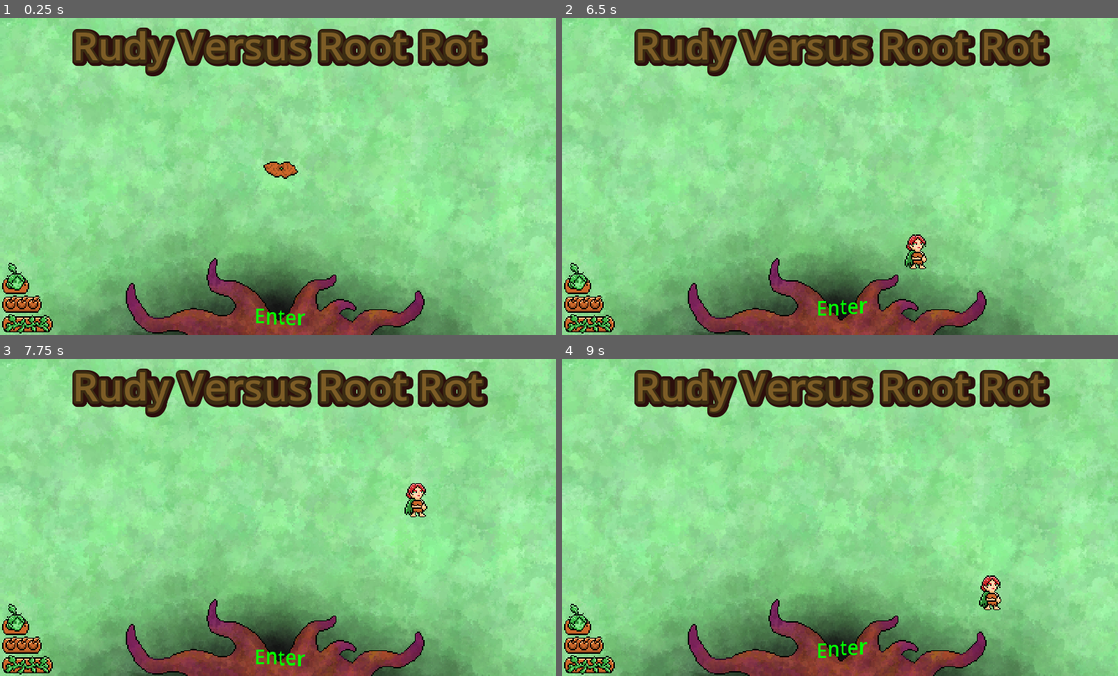
Above: before the commit, frames 1-4 (two rows, left to right).
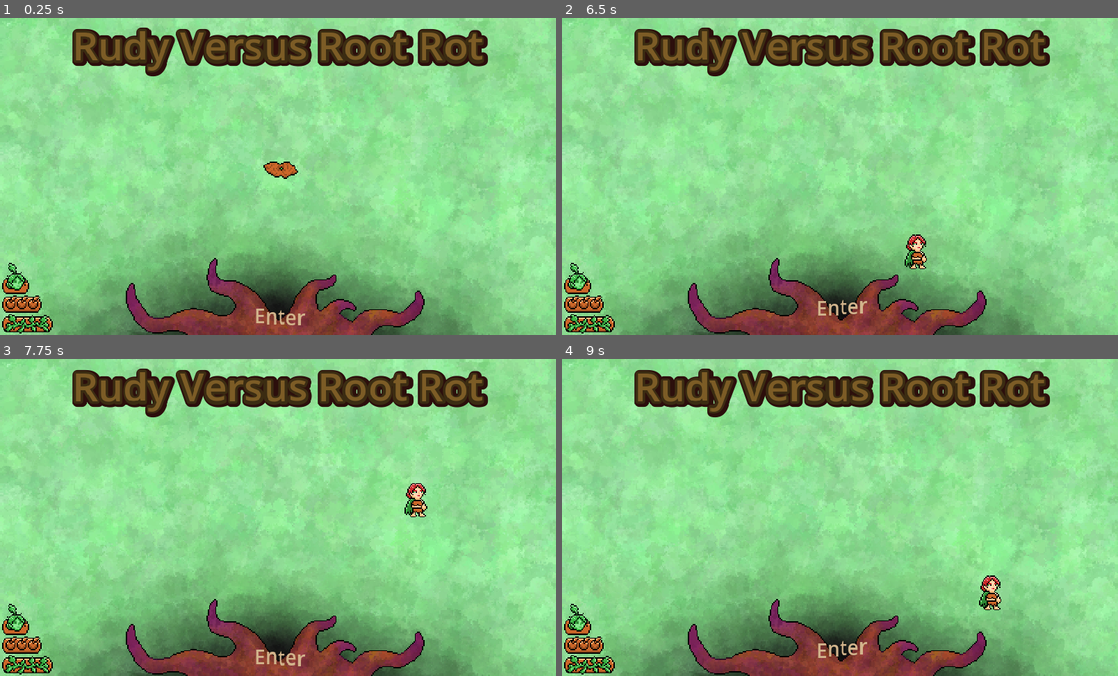
Above: after the commit, the same moments.

Repository: clayjohn/GGJ-2023
Game: Godot game, scene res://Main.tscn
The game is run twice, just before and just after one commit, with the same random seed, the same clock (stepped at 60 frames per second) and the same inputs.
Inputs:
- Up to frame 1 (0.25 s): no input
- Up to frame 2 (6.5 s): hold D (right) 0.53-1.28 s; hold Space (attack) 0.53-1.28 s; tap Enter at 1.25, 2.75, 4.25 s; hold S (down) 1.28-2.03 s; tap Space (attack) at 1.35, 2, 2.85, 3.5, 4.35, 5.85 s; hold D (right) 2.03-2.78 s; hold Space (attack) 2.03-2.78 s; hold W (up) 2.78-3.53 s; hold Space (attack) 3.53-4.28 s; hold A (left) 3.53-5.03 s; hold S (down) 5.03-5.78 s; hold Space (attack) 5.03-5.78 s; hold D (right) from 5.78 s (still down)
- Up to frame 3 (7.75 s): release D (right) at 6.53 s; hold W (up) 6.53-7.28 s; hold Space (attack) 6.53-7.28 s; hold D (right) from 7.28 s (still down); tap Space (attack) at 7.35 s
- Up to frame 4 (9 s): release D (right) at 8.03 s; hold S (down) 8.03-8.78 s; hold Space (attack) 8.03-8.78 s; hold A (left) from 8.78 s (still down); tap Space (attack) at 8.85 s

The runs differ from the first frame. In frame 1, 0.2% of the frame differs, in the area x 46-55%, y 91-97%; in frame 2, 0.2%; in frame 3, 0.2%; in frame 4, 0.2%.

Commit message:
Change enter text colour

Diff:
--- a/Menu/Menu.tscn
+++ b/Menu/Menu.tscn
@@ -60,7 +60,7 @@
 offset_right = -0.109009
 grow_horizontal = 2
 bbcode_enabled = true
-text = "[color=green][font_size=16][wave amp=50 freq=2.5]Enter[/wave][/font_size][/color]"
+text = "[color=tan][font_size=16][wave amp=50 freq=2.5]Enter[/wave][/font_size][/color]"
 
 [node name="Area2D" type="Area2D" parent="Tree"]
 position = Vector2(220, 256)
